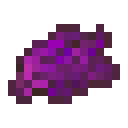
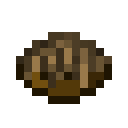
Layers edited between the first and the second 128px x 128px image:
added layer "wood" above "dirt" over 16, 32, 112, 88
showed "paste_bowl" over 16, 32, 112, 104
hid "essence" over 8, 24, 120, 104
